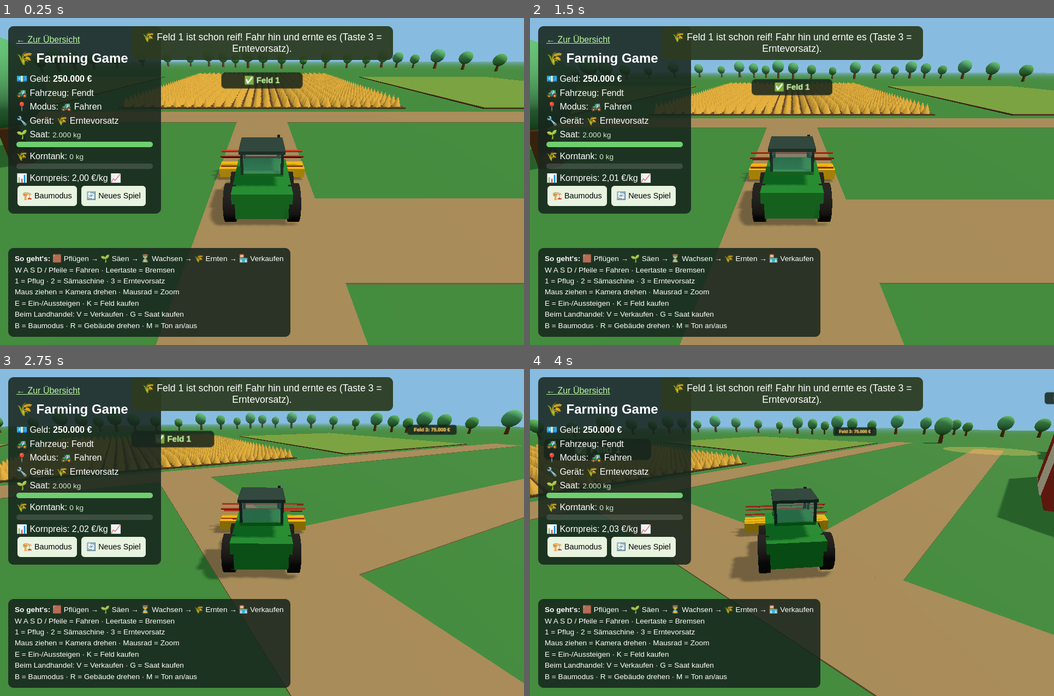
Above: before the commit, frames 1-4 (two rows, left to right).
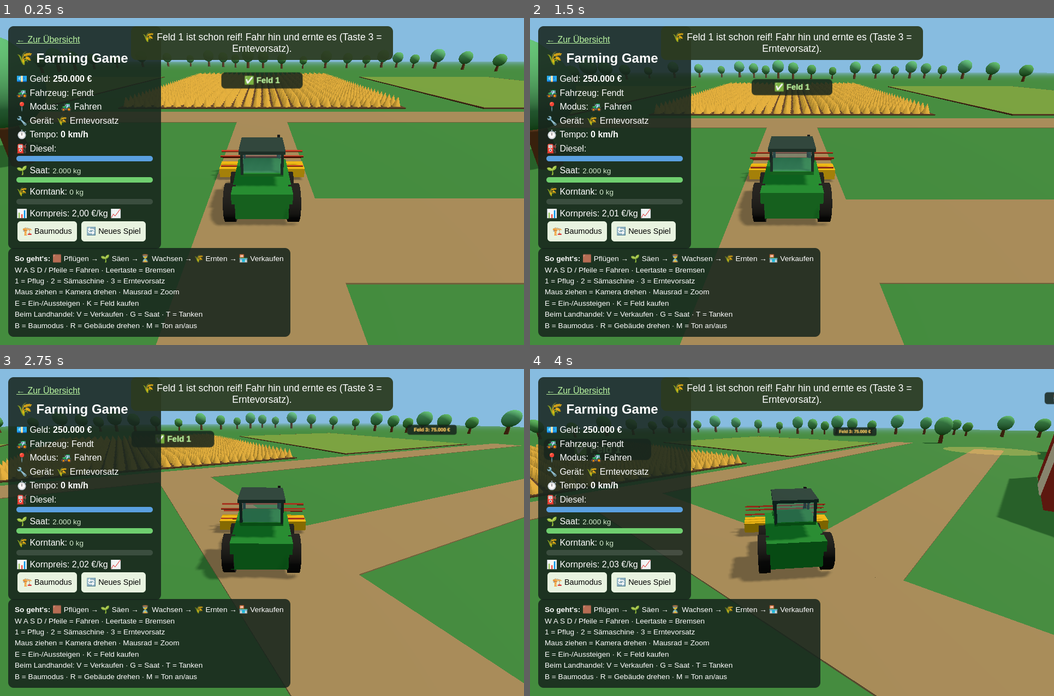
Above: after the commit, the same moments.

Repository: daBONDi/saibot-gamedev
Game: browser game, page spiele/farming/index.html
Two runs of this game, one before a commit and one after it. Both use one fixed random seed, a clock stepped at 60 frames per second and the inputs below.
Inputs (mouse positions are in pixels of both pictures, inside the frame that each line leads up to):
- Up to frame 1 (0.25 s): no input
- Up to frame 2 (1.5 s): click (792, 181) at 0.27 s; hold Right from 1.03 s (still down); tap Space at 1.1 s
- Up to frame 3 (2.75 s): release Right at 1.53 s; hold Down 1.58-1.85 s; tap Space at 1.6, 2.1, 2.6 s; hold Left 1.9-2.47 s; hold Up from 2.52 s (still down)
- Up to frame 4 (4 s): release Up at 2.82 s; hold Right 2.87-3.53 s; tap Space at 3.1, 3.6 s; hold Up 3.58-3.82 s; hold Left from 3.87 s (still down)

The runs differ from the first frame. In frame 1, 6.9% of the frame differs, in the area x 1-39%, y 34-92%; in frame 2, 6.9%; in frame 3, 6.9%; in frame 4, 6.9%.

Commit message:
Auto-Save 2026-11-13 19:49

Diff:
--- a/spiele/farming/index.html
+++ b/spiele/farming/index.html
@@ -37,6 +37,7 @@
 .balken div { height: 100%; transition: width 0.2s; }
 #saat { background: #6fcf6f; }
 #tank { background: #e3b341; }
+#diesel { background: #5aa0e0; }
 .klein { font-size: 0.85em; color: #cfe8c8; }
 #help {
     bottom: 15px;
@@ -77,6 +78,9 @@
 🚜 Fahrzeug: Fendt<br>
 📍 Modus: <span id="mode">Fahren</span><br>
 🔧 Gerät: <span id="geraet">-</span><br>
+⏱️ Tempo: <b><span id="tempo">0</span> km/h</b><br>
+⛽ Diesel: <span id="dieselText" class="klein"></span>
+<div class="balken"><div id="diesel"></div></div>
 🌱 Saat: <span id="saatText" class="klein"></span>
 <div class="balken"><div id="saat"></div></div>
 🌾 Korntank: <span id="tankText" class="klein"></span>
@@ -97,14 +101,23 @@
 1 = Pflug · 2 = Sämaschine · 3 = Erntevorsatz<br>
 Maus ziehen = Kamera drehen · Mausrad = Zoom<br>
 E = Ein-/Aussteigen · K = Feld kaufen<br>
-Beim Landhandel: V = Verkaufen · G = Saat kaufen<br>
+Beim Landhandel: V = Verkaufen · G = Saat · T = Tanken<br>
 B = Baumodus · R = Gebäude drehen · M = Ton an/aus
 </div>
 
 <div id="meldung" class="box"></div>
 <div id="hinweis" class="box"></div>
 
+<!-- Import-Map: sagt dem Browser, wo "three" und die Three.js-Zusatzteile (addons) liegen -->
+<script type="importmap">
+{
+  "imports": {
+    "three": "https://cdn.jsdelivr.net/npm/three@0.170.0/build/three.module.js",
+    "three/addons/": "https://cdn.jsdelivr.net/npm/three@0.170.0/examples/jsm/"
+  }
+}
+</script>
 <!-- ?v=... ändern, damit der Browser sicher die neue Version lädt -->
-<script type="module" src="spiel.js?v=1"></script>
+<script type="module" src="spiel.js?v=2"></script>
 </body>
 </html>
